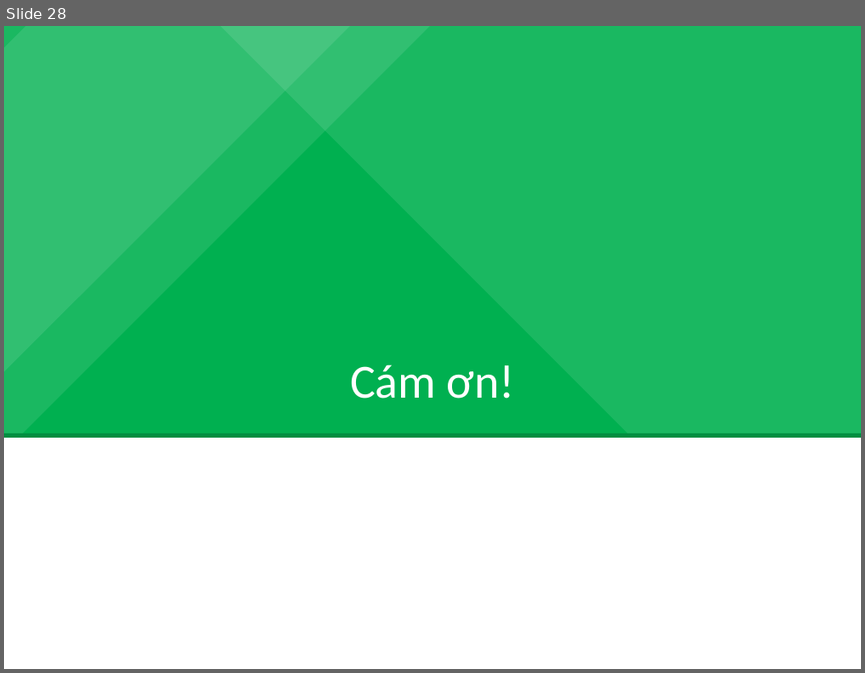
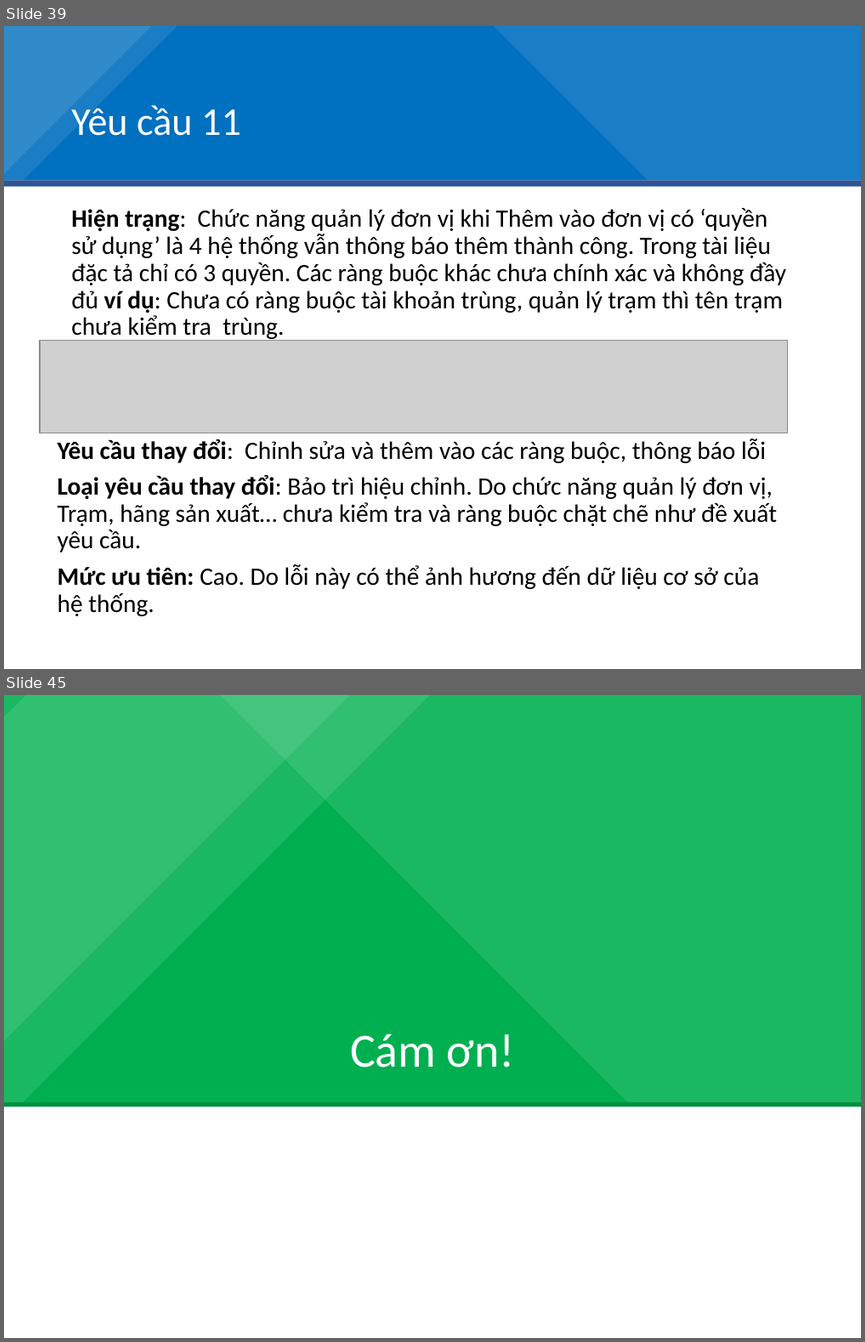
Before and after one commit to duduct/BaoTriPhanMem, a slide deck: BaiTap2/BT01_BT2_Slide.pptx. Shown one above the other, each under a label of ours: slide 28 before the commit, slides 39 and 45 after it; the slides between them are not shown. The pictures are 865x673 and 865x1342 pixels, drawn with LibreOffice and Linux fonts; fonts in the diff are those of the drawing; grey boxes stand for pictures. Boxes give left, top, right and bottom in pixels: in the first picture for what was removed or moved away, otherwise in the second. Text is boxed around its words. In the diff, an @@ line names an element or a change of style, - is before the commit and + after.

Commit message:
Cập nhật slide báo cáo
Yêu cầu 6->13,  chính tả phân tích sự tác động.

```diff
--- a/BaiTap2/BT01_BT2_Slide.pptx
+++ b/BaiTap2/BT01_BT2_Slide.pptx
@@ slide 39 added at (4,26,861,669), background #FFFFFF @@
@@ rectangle added at (4,26,861,180), fill #0070C0 @@
@@ rectangle added at (4,26,320,256), fill #FFFFFF at 10% opacity @@
@@ rectangle added at (4,26,368,283), fill #FFFFFF at 10% opacity @@
@@ rectangle added at (247,26,861,336), fill #FFFFFF at 10% opacity @@
@@ title added at (71,102,241,136), 33 pt, text #FFFFFF @@
+Yêu cầu 11
@@ rectangle added at (4,180,861,186), fill #2F5597 @@
@@ text added at (71,208,786,341), 21 pt, text #000000 @@
+Hiện trạng: Chức năng quản lý đơn vị khi Thêm vào đơn vị có ‘quyền sử dụng’ là 4 hệ thống vẫn thông báo thêm thành công. Trong tài liệu đặc tả chỉ có 3 quyền. Các ràng buộc khác chưa chính xác và không đầy đủ ví dụ: Chưa có ràng buộc tài khoản trùng, quản lý trạm thì tên trạm chưa kiểm tra trùng.
@@ picture added at (40,340,788,433) @@
@@ text added at (58,438,778,616), 21 pt, text #000000 @@
+Yêu cầu thay đổi: Chỉnh sửa và thêm vào các ràng buộc, thông báo lỗi
+Loại yêu cầu thay đổi: Bảo trì hiệu chỉnh. Do chức năng quản lý đơn vị, Trạm, hãng sản xuất… chưa kiểm tra và ràng buộc chặt chẽ như đề xuất yêu cầu.
+Mức ưu tiên: Cao. Do lỗi này có thể ảnh hương đến dữ liệu cơ sở của hệ thống.
@@ what was slide 28 is now slide 45 @@
```
Also in this commit, not shown: 1 slide changed, 16 other slides added, 1 other file.
